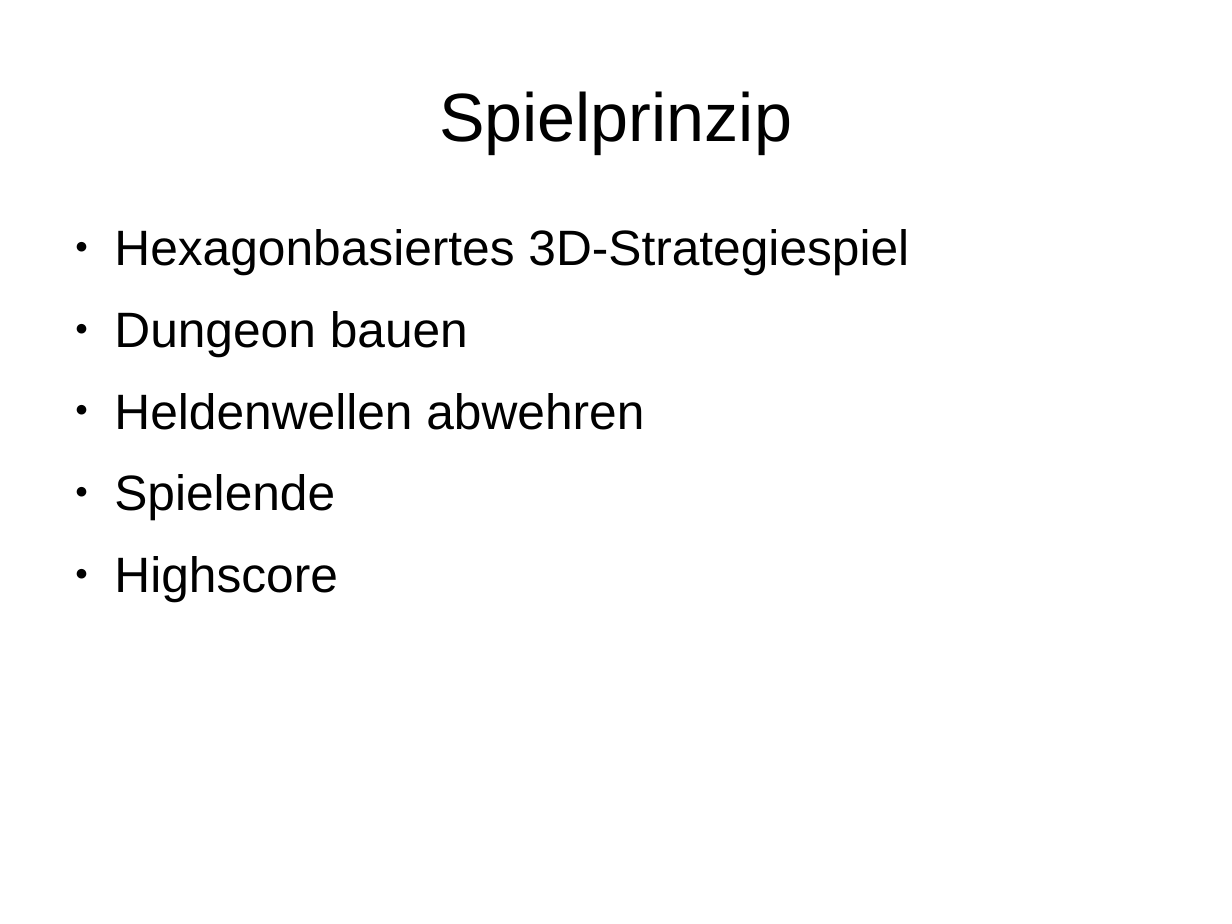
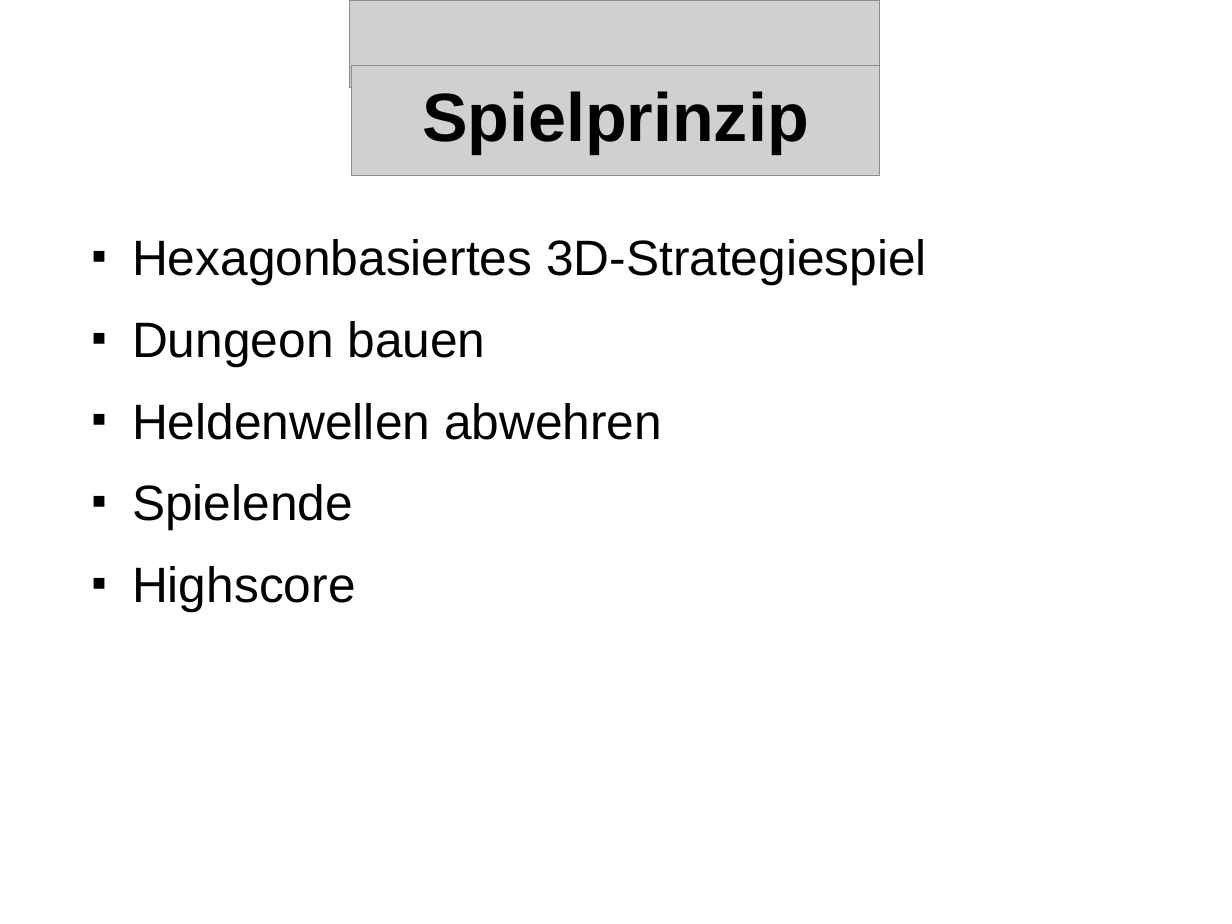
Before and after one commit to streber91/3D-Game-Project, a slide deck: slide 3 of Documents/Präsentationen/Underlord Abschlusspräsentation.odp. Drawn at 1232x924 pixels with LibreOffice and Linux fonts; fonts in the diff are those of the drawing; grey boxes stand for pictures; background and template pictures are left out. Boxes give left, top, right and bottom in pixels: in the first picture for what was removed or moved away, otherwise in the second. Text is boxed around its words. In the diff, an @@ line names an element or a change of style, - is before the commit and + after.

Commit message:
- Add some stuff

```diff
--- a/Documents/Präsentationen/Underlord Abschlusspräsentation.odp
+++ b/Documents/Präsentationen/Underlord Abschlusspräsentation.odp
@@ picture added at bbox=[350, 0, 881, 88] @@
@@ title "Spielprinzip" at bbox=[422, 91, 808, 153]: bold on @@
@@ picture added at bbox=[352, 66, 880, 176] @@
@@ text "Hexagonbasiertes 3D-Strategiespiel": place and size @@
-text "Hexagonbasiertes 3D-Strategiespiel" at bbox=[114, 229, 909, 601]
+text "Hexagonbasiertes 3D-Strategiespiel" at bbox=[132, 239, 927, 611]
@@ text "Hexagonbasiertes 3D-Strategiespiel" at bbox=[132, 239, 927, 611]: bullet ● to ■ @@
```
Also in this commit, not shown: 12 other slides changed, 7 slides added, 5 slides removed.
